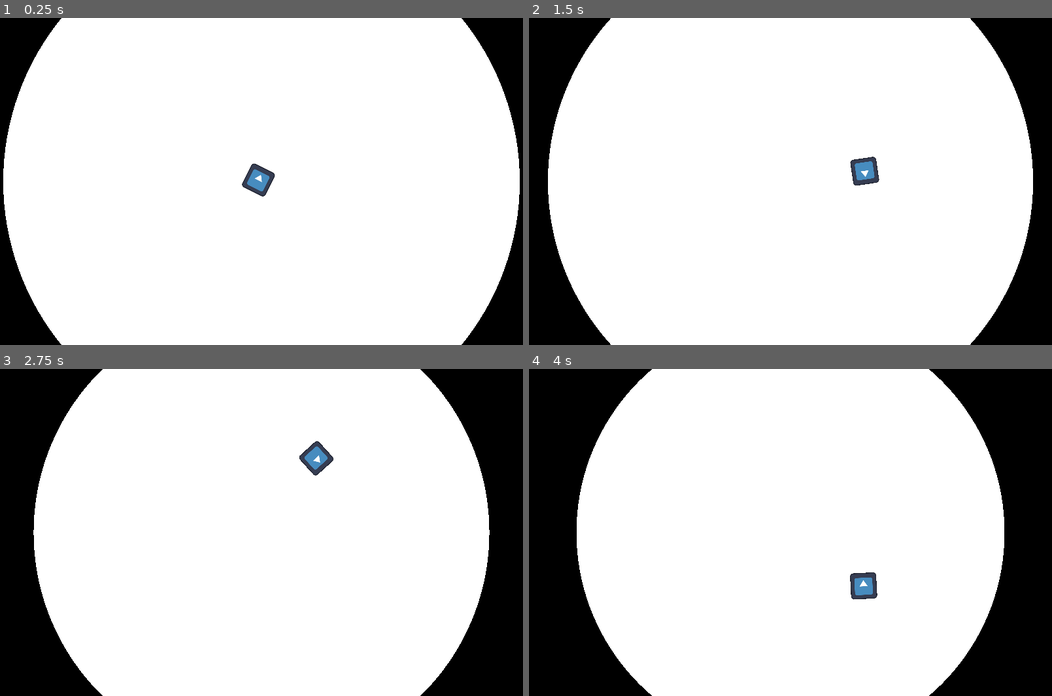
Above: before the commit, frames 1-4 (two rows, left to right).
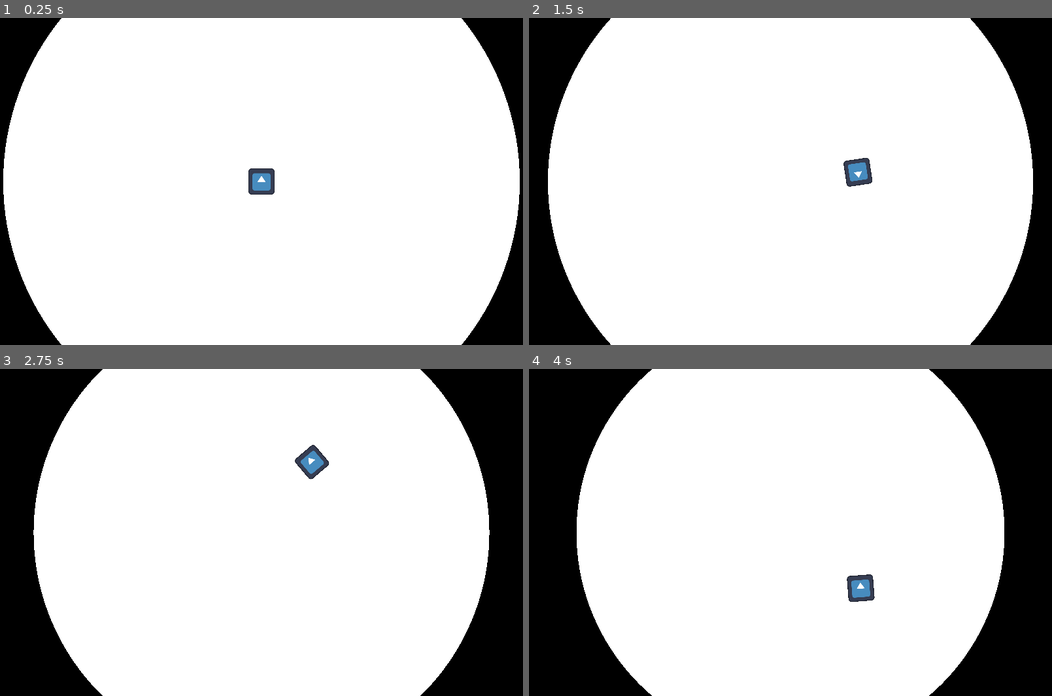
Above: after the commit, the same moments.

Repository: sergei11156/limetedSpace
Game: Godot game, scene res://main.tscn
Same seed, same stepped clock (60 frames per second), same inputs: the game is played once before the commit and once after it. The engine's default icon, where the game draws it, is replaced by a stand-in: a white triangle on a blue panel in a dark square.
Inputs (mouse positions are in pixels of both pictures, inside the frame that each line leads up to):
- Up to frame 1 (0.25 s): no input
- Up to frame 2 (1.5 s): move the mouse to (905, 165) at 0.52 s; move the mouse to (685, 197) at 1.27 s
- Up to frame 3 (2.75 s): move the mouse to (313, 460) at 2.02 s
- Up to frame 4 (4 s): move the mouse to (764, 597) at 2.77 s; move the mouse to (947, 581) at 3.52 s

The runs differ from the first frame. In frame 1, 0.3% of the frame differs, in the area x 46-53%, y 44-55%; in frame 2, 0.3%, in the area x 60-67%, y 42-52%; in frame 3, 0.3%; in frame 4, 0.3%.

Commit message:
game restarting draft

Diff:
--- /dev/null
+++ b/bullet.tscn
@@ -0,0 +1,27 @@
+[gd_scene load_steps=4 format=3 uid="uid://bkm4umngv77q1"]
+
+[ext_resource type="Texture2D" uid="uid://cypif4l37ffff" path="res://icon.svg" id="1_kxd3n"]
+
+[sub_resource type="CircleShape2D" id="CircleShape2D_qhu0e"]
+radius = 30.1496
+
+[sub_resource type="SpriteFrames" id="SpriteFrames_67f6s"]
+animations = [{
+"frames": [{
+"duration": 1.0,
+"texture": ExtResource("1_kxd3n")
+}],
+"loop": true,
+"name": &"default",
+"speed": 5.0
+}]
+
+[node name="Bullet" type="RigidBody2D"]
+
+[node name="CollisionShape2D" type="CollisionShape2D" parent="."]
+shape = SubResource("CircleShape2D_qhu0e")
+
+[node name="AnimatedSprite2D" type="AnimatedSprite2D" parent="."]
+position = Vector2(-4.76837e-07, 0)
+scale = Vector2(0.367188, 0.390625)
+sprite_frames = SubResource("SpriteFrames_67f6s")
--- a/freeArea.gd
+++ b/freeArea.gd
@@ -5,32 +5,27 @@
 var vertices
 var slices
 var collisionSlices
+@export var verticesCount = 144
 
-# Called when the node enters the scene tree for the first time.
+
+
 func _ready():
 	screen_size = get_viewport_rect().size
 	radius = (screen_size.x if screen_size.x > screen_size.y else screen_size.y) / 2
+	position = screen_size /2
+	slices = [$PolygonSliece1, $PolygonSliece2, $PolygonSliece3, $PolygonSliece4]
+	collisionSlices = [$Area2D/CollisionSliece1, $Area2D/CollisionSliece2, $Area2D/CollisionSliece3, $Area2D/CollisionSliece4]
 
-	position = screen_size /2
 
-	var verticesCount = 144
-	var randomOffset = 0.05 * radius
+func startGame():
 	vertices = []
-
 	for step in range(verticesCount):
 		var verticePos = Vector2.from_angle(PI * 2 / verticesCount * step)
 		verticePos *= radius
 		vertices.push_back(verticePos)
 
-
-	slices = [$PolygonSliece1, $PolygonSliece2, $PolygonSliece3, $PolygonSliece4]
-	collisionSlices = [$Area2D/CollisionSliece1, $Area2D/CollisionSliece2, $Area2D/CollisionSliece3, $Area2D/CollisionSliece4]
-	#print(vertices)
-
-	var randVertices = vertices.map(rand)
-
-	drawVertices(randVertices, slices)
-	drawVertices(randVertices, collisionSlices)
+	drawVertices(vertices, slices)
+	drawVertices(vertices, collisionSlices)
 
 func rand(v):
 	return v * ((randi() % 10 - 5) / 500.0 + 1)
@@ -76,5 +71,5 @@
 
 
 func _on_area_2d_body_entered(body):
-	print(body)
+	body.onAreaTouch()
 	pass # Replace with function body.
--- /dev/null
+++ b/main.gd
@@ -0,0 +1,16 @@
+extends Node
+
+
+# Called when the node enters the scene tree for the first time.
+func _ready():
+	$FreeArea.startGame()
+
+
+# Called every frame. 'delta' is the elapsed time since the previous frame.
+func _process(delta):
+	pass
+
+
+func _on_player_player_hit_border():
+	$FreeArea.startGame()
+	$Player.startGame()
--- a/main.tscn
+++ b/main.tscn
@@ -1,9 +1,11 @@
-[gd_scene load_steps=3 format=3 uid="uid://c41mh216ishgs"]
+[gd_scene load_steps=4 format=3 uid="uid://c41mh216ishgs"]
 
 [ext_resource type="PackedScene" uid="uid://cgcyys4tghaf" path="res://freeArea.tscn" id="1_amc8x"]
+[ext_resource type="Script" path="res://main.gd" id="1_ncd3l"]
 [ext_resource type="PackedScene" uid="uid://bauktxrl3uuey" path="res://player.tscn" id="2_sint0"]
 
 [node name="main" type="Node"]
+script = ExtResource("1_ncd3l")
 
 [node name="FreeArea" parent="." instance=ExtResource("1_amc8x")]
 
@@ -17,3 +19,5 @@
 anchor_bottom = 1.0
 grow_horizontal = 2
 grow_vertical = 2
+
+[connection signal="playerHitBorder" from="Player" to="." method="_on_player_player_hit_border"]
--- a/player.gd
+++ b/player.gd
@@ -3,16 +3,26 @@
 @export var speed = 1000
 var mouse_position = null
 
+signal playerHitBorder
+
 # Called when the node enters the scene tree for the first time.
 func _ready():
-	position = get_viewport_rect().size / 2
-
+	startGame()
 
 
 func _physics_process(delta):
 	velocity = Vector2(0, 0)
 	mouse_position = get_global_mouse_position()
-	var direction = (mouse_position - position).normalized()
-	velocity = (direction * speed)
-	move_and_slide()
-	look_at(mouse_position)
+	var deltaPosition = mouse_position - position;
+	if deltaPosition.length() > 20:
+		var direction = deltaPosition.normalized()
+		velocity = (direction * speed)
+		move_and_slide()
+		look_at(mouse_position)
+
+
+func startGame():
+	position = get_viewport_rect().size / 2
+
+func onAreaTouch():
+	playerHitBorder.emit()
